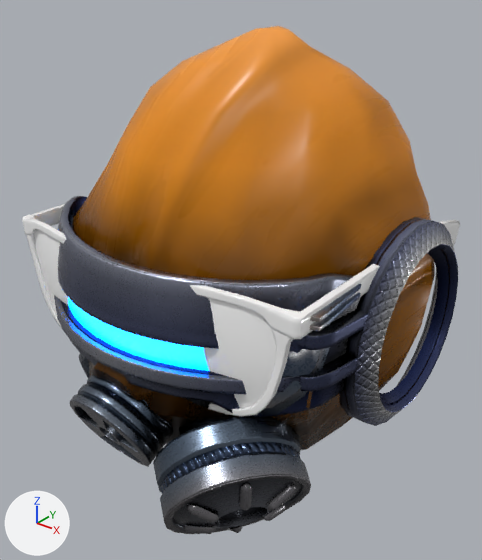
A saved change to the glTF model public/glb/BTLMN_Outfit_Face_A.glb.
Before and after are seen from a 50 mm camera at (1.118, -1.5, 0.879) aimed at (0.032, -0.142, 0.037). Every picture has the same lights, and +X, +Y and +Z are marked at lower left.

Script lines for the objects in view, before the commit:
```python
ob_face_gas_mask_ma01 = bpy.data.objects.new('Face_Gas_Mask_MA01', me_cylinder_034)
ob_face_gas_mask_ma01.location = (0.0, 0.0, 0.0)
ob_face_sunglasses_ra01 = bpy.data.objects.new('Face_Sunglasses_RA01', me_plane_006)
ob_face_sunglasses_ra01.location = (0.0, 0.0, 0.0)
ob_face_visor_vr_vr01 = bpy.data.objects.new('Face_Visor_VR_VR01', me_cube_001)
ob_face_visor_vr_vr01.location = (0.0, 0.0, 0.0)
```
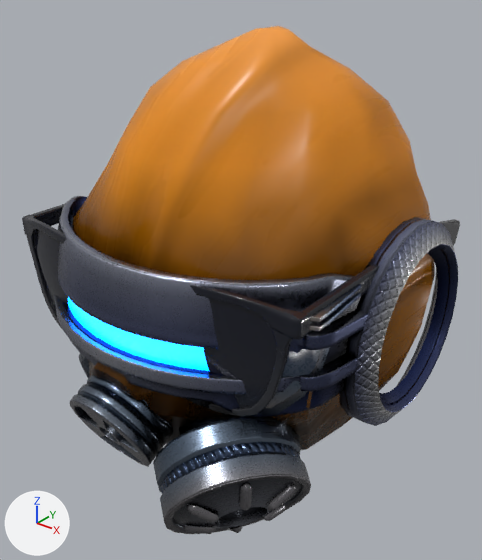
Changed parts and their boxes [x1, y1, x2, y2] in the pictures (482 x 560 px):
```json
{"object": "Face_Sunglasses_RA01", "change": "surface changed", "before": [22, 204, 460, 417], "after": [22, 204, 460, 417], "on screen": "grey to black"}
```

Scene script edits in JSON lines:
```json
{"block": "mat_mat_outfit_plastic_glossy", "change": "nodes: BsdfPrincipled, Mapping, Math x2, NormalMap, OutputMaterial, SeparateColor, TexImage x2, UVMap x2, VertexColor"}
{"block": "mat_mat_outfit_plastic_glossy", "change": "nodes: BsdfPrincipled, Mapping, Math x2, Mix, NormalMap, OutputMaterial, SeparateColor, TexImage x3, UVMap x2, VertexColor"}
{"block": "mat_mat_outfit_plastic_glossy", "change": "uses the picture img_tex_outfit_aa"}
```
